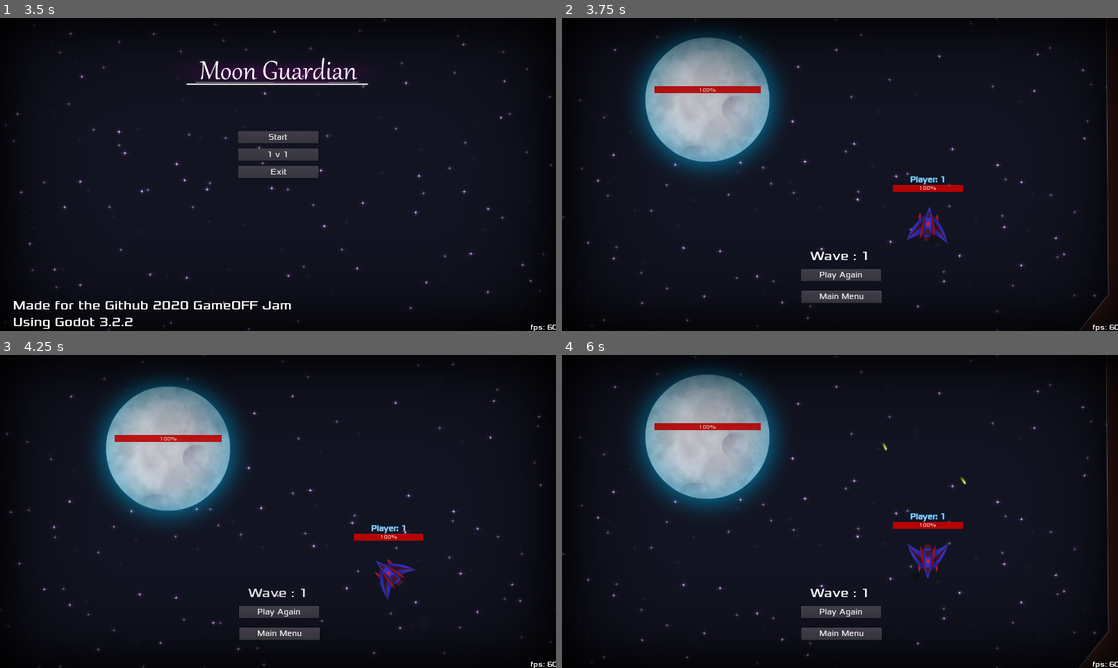
Above: before the commit, frames 1-4 (two rows, left to right).
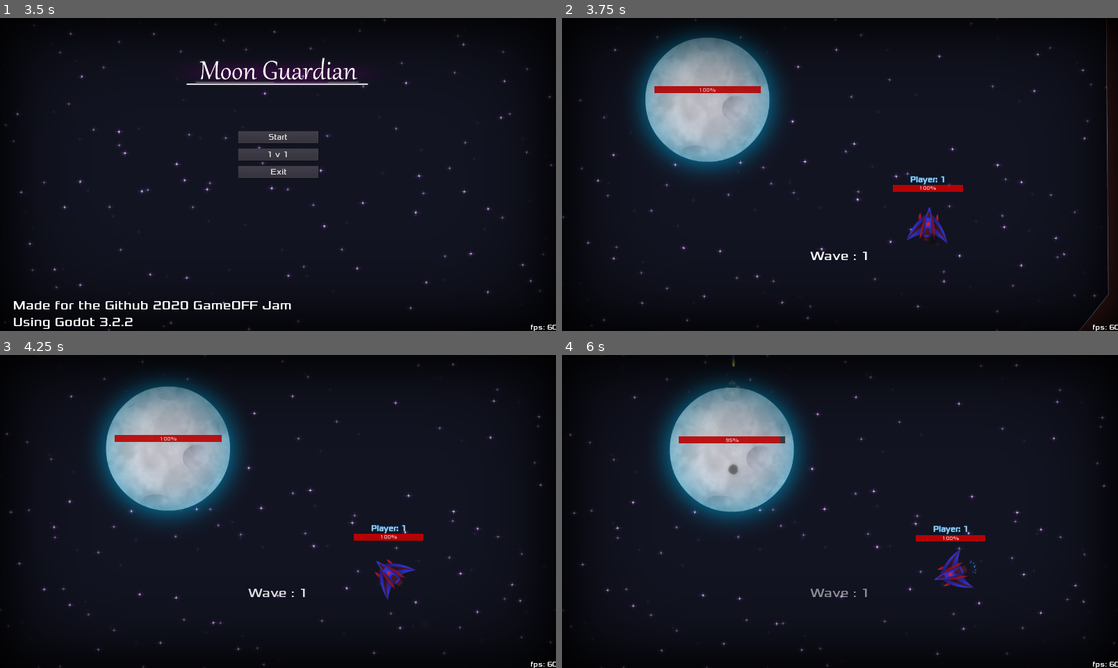
Above: after the commit, the same moments.

Repository: Najim-SD/Moon-Guardian
Game: Godot game, scene res://Scenes/Intro.tscn
Two runs of this game, one before a commit and one after it. Both use one fixed random seed, a clock stepped at 60 frames per second and the inputs below.
Inputs (mouse positions are in pixels of both pictures, inside the frame that each line leads up to):
- Up to frame 1 (3.5 s): move the mouse to (400, 158) at 0.52 s; right-click (400, 158) at 0.6 s; move the mouse to (166, 190) at 1.27 s; tap Space (launch) at 1.35 s; move the mouse to (333, 105) at 2.02 s; click (333, 105) at 2.1 s; move the mouse to (250, 237) at 2.77 s; right-click (250, 237) at 2.85 s
- Up to frame 2 (3.75 s): click "Start" at 3.5 s
- Up to frame 3 (4.25 s): no input
- Up to frame 4 (6 s): click (840, 611) at 4.25 s, where only the run before the commit has a clickable "Play Again"; click (840, 611) at 5 s, where only the run before the commit has a clickable "Play Again"; click (840, 611) at 5.75 s, where only the run before the commit has a clickable "Play Again"

Frame 1 is identical in both runs. In frame 2, 1.1% of the frame differs, in the area x 43-58%, y 80-92%; in frame 3, 1.1%; in frame 4, 13%, in the area x 0-100%, y 0-100%.

Commit message:
small bug fix

Diff:
--- a/Scenes/Game.tscn
+++ b/Scenes/Game.tscn
@@ -52,6 +52,7 @@
 }
 
 [node name="Label" type="Label" parent="CanvasLayer"]
+visible = false
 anchor_left = 0.5
 anchor_top = 0.5
 anchor_right = 0.5
@@ -68,6 +69,7 @@
 }
 
 [node name="start" type="Button" parent="CanvasLayer"]
+visible = false
 anchor_left = 0.5
 anchor_right = 0.5
 margin_left = -89.8811
@@ -81,6 +83,7 @@
 }
 
 [node name="mainMenu" type="Button" parent="CanvasLayer"]
+visible = false
 anchor_left = 0.5
 anchor_right = 0.5
 margin_left = -89.4802
--- a/Scripts/Game.gd
+++ b/Scripts/Game.gd
@@ -26,6 +26,7 @@
 		$CanvasLayer/Label.modulate.a = 1
 		$CanvasLayer/Label.visible = true
 		$CanvasLayer/start.visible = true
+		$CanvasLayer/mainMenu.visible = true
 		return
 	var done = true
 	for e in enemies:
Not shown, added: Cover.png.import
Not shown, added: Screenshot 01.JPG.import
Not shown, added: Screenshot 02.png.import
Not shown, added: Screenshot 03.png.import
